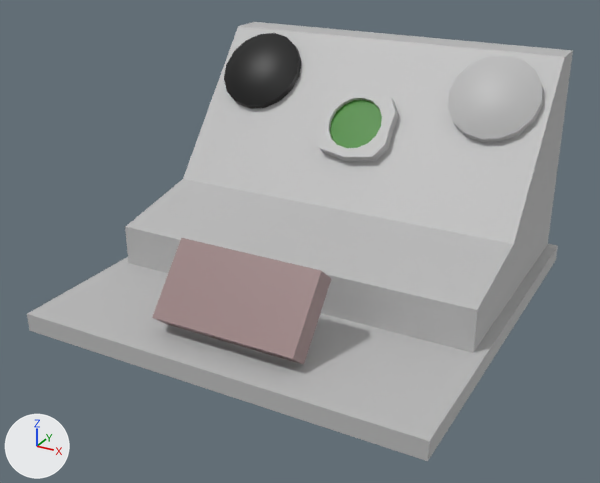
Renders of the FBX model Assets/Voyager/WaveformAnalyzer/WaveformAnalyzer.fbx from each side of a commit.
Camera for both pictures: a 50 mm lens placed at (1.03, -1.963, 1.137), pointed at (-0.009, -0.076, 0.193). The lights are fixed; the arrows at lower left show +X, +Y and +Z. Where no turn or scale is listed for an object, it has been applied to the vertices. Vertices at the same position are counted once.

In view in the first picture: 'Waveform_Analyzer'.
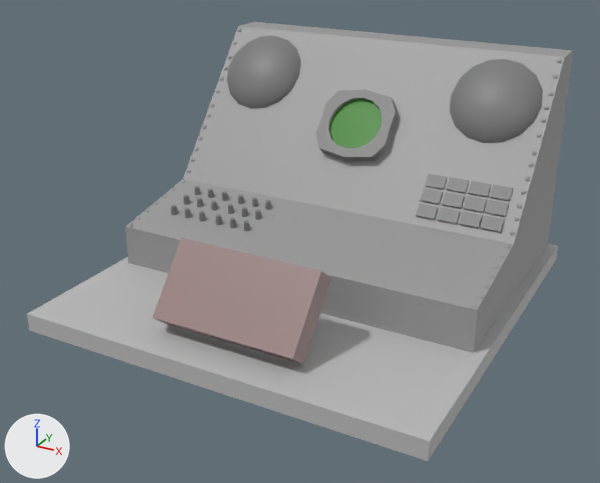
Where the change shows, as pixel boxes [x1, y1, x2, y2] in the pictures (600 x 483 px):
'Waveform_Analyzer', recoloured, reshaped
    both: [27, 22, 573, 461]
part 1 of me_mesh, rebuilt
    before: [448, 55, 543, 142]
    after: [449, 59, 543, 143]
part 2 of me_mesh, rebuilt
    before: [224, 33, 301, 109]
    after: [227, 35, 301, 109]
part 3 of me_mesh, added
    after: [128, 28, 272, 231]
part 4 of me_mesh, built on
    before: [319, 97, 398, 162]
    after: [416, 59, 562, 308]
part 5 of me_mesh, recoloured
    both: [316, 89, 395, 157]
part 6 of me_mesh, recoloured
    both: [125, 22, 573, 353]

What the commit changed:
Material 'Speaker' (mat_speaker) changes colour from black #000000 to grey #7c7c7c; in linear values from (0.0, 0.0, 0.0) to (0.2, 0.2, 0.2).
Material 'lambert7' (mat_lambert7) is new.
Its base color is (0.325, 0.325, 0.325) (grey #9a9a9a).
me_mesh is used by ob_waveform_analyzer; location (0.0, 0.0, 0.0).
me_mesh had 230 vertices, 266 faces and spanned x -0.577..0.577, y -0.577..0.577, z 0.0..0.671.
me_mesh now has 1614 vertices, 1523 faces and spans x -0.577..0.577, y -0.577..0.577, z 0.0..0.671.
me_mesh part 1: the loose piece of 50 vertices spanning x 0.254..0.522, y 0.263..0.452, z 0.447..0.666 is rebuilt with 49 vertices and now spans x 0.254..0.522, y 0.27..0.453, z 0.444..0.656, in mat_speaker (grey #7c7c7c).
me_mesh part 2: the loose piece of 50 vertices spanning x -0.522..-0.254, y 0.263..0.452, z 0.447..0.666 is rebuilt with 49 vertices and now spans x -0.522..-0.254, y 0.272..0.455, z 0.446..0.658.
me_mesh part 3: 806 vertices added at x -0.542..-0.172, y -0.186..0.462, z 0.173..0.667.
me_mesh part 4: 16 vertices removed from x -0.115..0.115, y 0.189..0.335, z 0.363..0.537; 596 vertices added at x 0.259..0.543, y -0.186..0.462, z 0.173..0.667.
me_mesh part 5: 48 faces spanning x -0.115..0.115, y 0.178..0.353, z 0.348..0.546 switch from mat_lambert1 (grey #bcbcbc) to mat_speaker (grey #7c7c7c).
me_mesh part 6: 11 faces spanning x -0.546..0.546, y -0.19..0.572, z 0.046..0.671 switch from mat_lambert1 (grey #bcbcbc) to mat_lambert7 (grey #9a9a9a).
